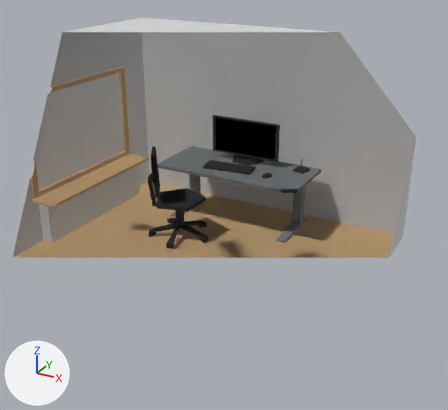
Two versions of the Blender file Assets/Models/Olohuone.blend, one commit apart.
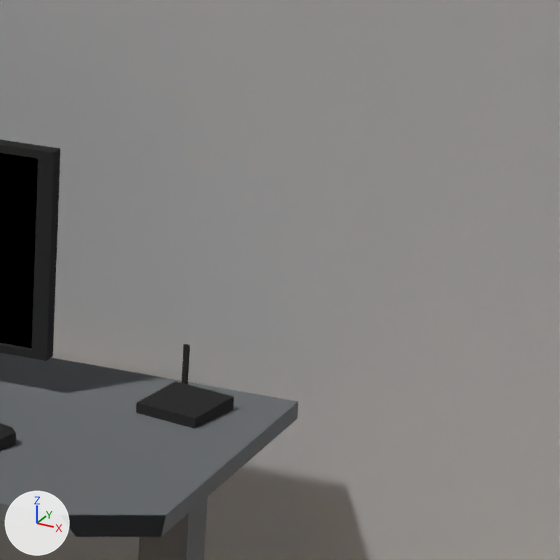
Each version appears first whole from a 50 mm lens placed at (3.45, -3.46, 3.61), pointed at (-0.11, 3.0, 0.38), and next in a close-up on the part from 60% to 82% of the width and 24% to 48% of the height. Arrows for +X, +Y and +Z are at lower left; the lights stay in place. Everything nearer to the camera than a plane just in front of the edit is cut away.

The older version as bpy lines, for what is in view:
```python
me_cube_008 = bpy.data.meshes.new('Cube.008')
me_cube_008.from_pydata(...)  # 40 vertices, 42 faces; spans x -1.0..1.0, y -0.45..0.45, z -0.61..0.16
me_cube_008.materials.append(mat_sohva)  # grey #838688
me_cube_010 = bpy.data.meshes.new('Cube.010')
me_cube_010.from_pydata(...)  # 40 vertices, 38 faces; spans x -0.686..0.686, y -0.043..0.265, z -0.036..0.804
# faces by material slot: [37, 1]
me_cube_010.materials.append(mat_telkkari)  # black #3c3c3c
me_cube_010.materials.append(mat_ruutu)  # black #000000
me_cube_019 = bpy.data.meshes.new('Cube.019')
me_cube_019.from_pydata(...)  # 24 vertices, 22 faces; spans x -1.14..1.0, y -1.0..1.0, z -0.17..1.41
me_cube_019.materials.append(mat_telkkari)  # black #3c3c3c
ob_nautto = bpy.data.objects.new('Nautto', me_cube_010)
ob_nautto.location = (-0.139, 3.578, 0.774)
ob_nautto.scale = (0.709, 0.709, 0.709)
ob_tkpoyta = bpy.data.objects.new('TKPoyta', me_cube_008)
ob_tkpoyta.location = (-0.129, 3.428, 0.604)
ob_wifi = bpy.data.objects.new('Wifi', me_cube_019)
ob_wifi.location = (0.666, 3.691, 0.771)
ob_wifi.rotation_euler = (0.0, 0.0, -1.765)  # degrees (0, 0, -101)
ob_wifi.scale = (0.0796, 0.0796, 0.0796)
# also in view: 'Huone' at (0.01, 1.0, 1.25)
```
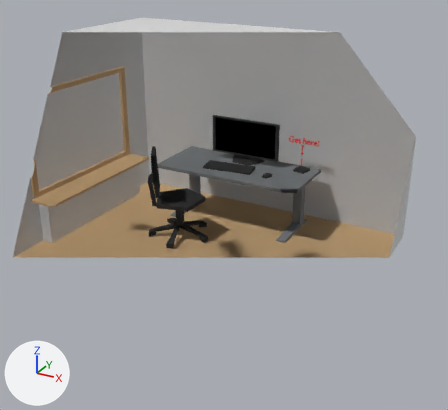
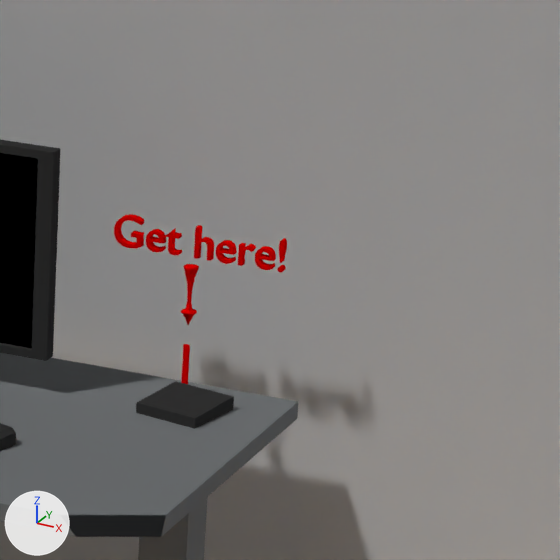
Boxes [x1, y1, x2, y2] around the edits, measured in the close-ups (560 x 560 px):
'Text', added (red)
    after: [114, 214, 287, 272]
'Cylinder', added (red)
    after: [181, 264, 199, 325]
part 1 of me_cube_019, recoloured (black to red)
    both: [182, 344, 190, 384]

What changed in the scene script:
```text
Add mat_red:
    mat_red = diffuse_material('Red')
    mat_red.base_color = (1.0, 0.0, 0.0)  # red #ff0000
Change me_cube_019:
    where me_cube_019.from_pydata(...)  # 24 vertices, 22 faces; spans x -1.14..1.0, y -1.0..1.0, z -0.17..1.41
    used by ob_wifi; location = (0.666, 3.691, 0.771); rotation_euler = (0.0, 0.0, -1.765), in degrees (0, 0, -101); scale = (0.0796, 0.0796, 0.0796)
    me_cube_019 part 1: all 13 faces centred in x -1.14..-1.03, y -0.83..-0.66, z -0.02..1.41 switch from mat_telkkari (black #3c3c3c) to mat_red (red #ff0000)
Add me_cylinder_002:
    me_cylinder_002.from_pydata(...)  # 673 vertices, 673 faces; spans x -0.0183..0.0183, y -0.0183..0.0183, z -0.1265..0.0183
    me_cylinder_002.polygons.foreach_set('use_smooth', [True] * 673)
    me_cylinder_002.materials.append(mat_red)  # red #ff0000
Add txt_text:
    txt_text = bpy.data.curves.new('Text', 'FONT')
    txt_text.body = 'Get here!'
    txt_text.materials.append(mat_red)  # red #ff0000
    txt_text.extrude = 0.079
Add ob_cylinder:
    ob_cylinder = bpy.data.objects.new('Cylinder', me_cylinder_002)
    ob_cylinder.location = (0.625, 3.789, 1.055)
Add ob_text:
    ob_text = bpy.data.objects.new('Text', txt_text)
    ob_text.location = (0.43, 3.79, 1.096)
    ob_text.rotation_euler = (1.571, 0.0, 0.0)  # degrees (90, 0, 0)
    ob_text.scale = (0.108, 0.108, 0.108)
```
